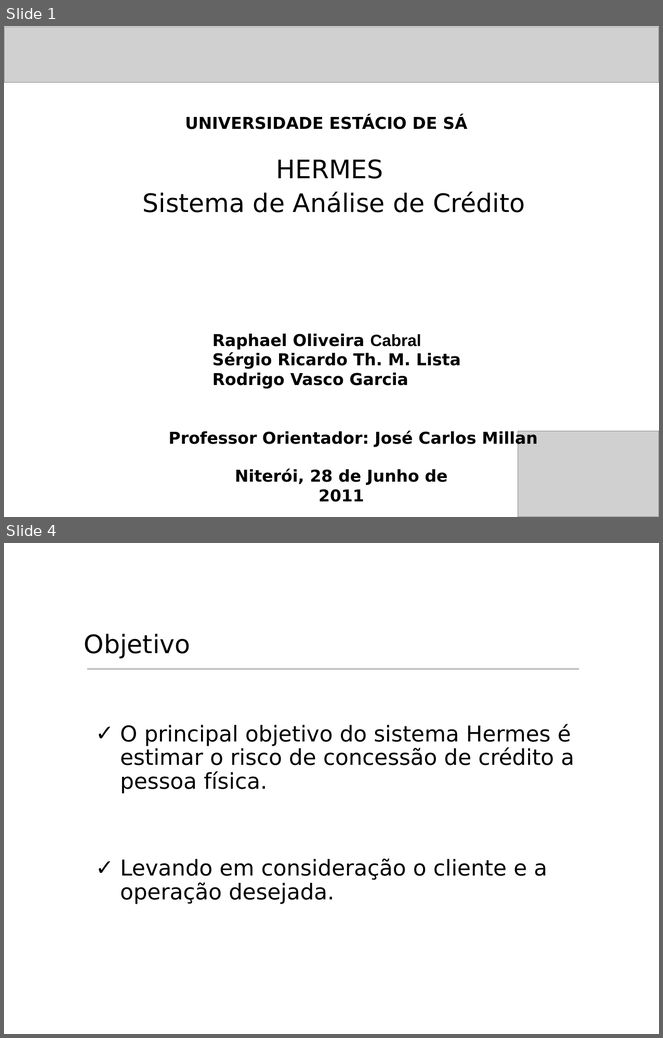
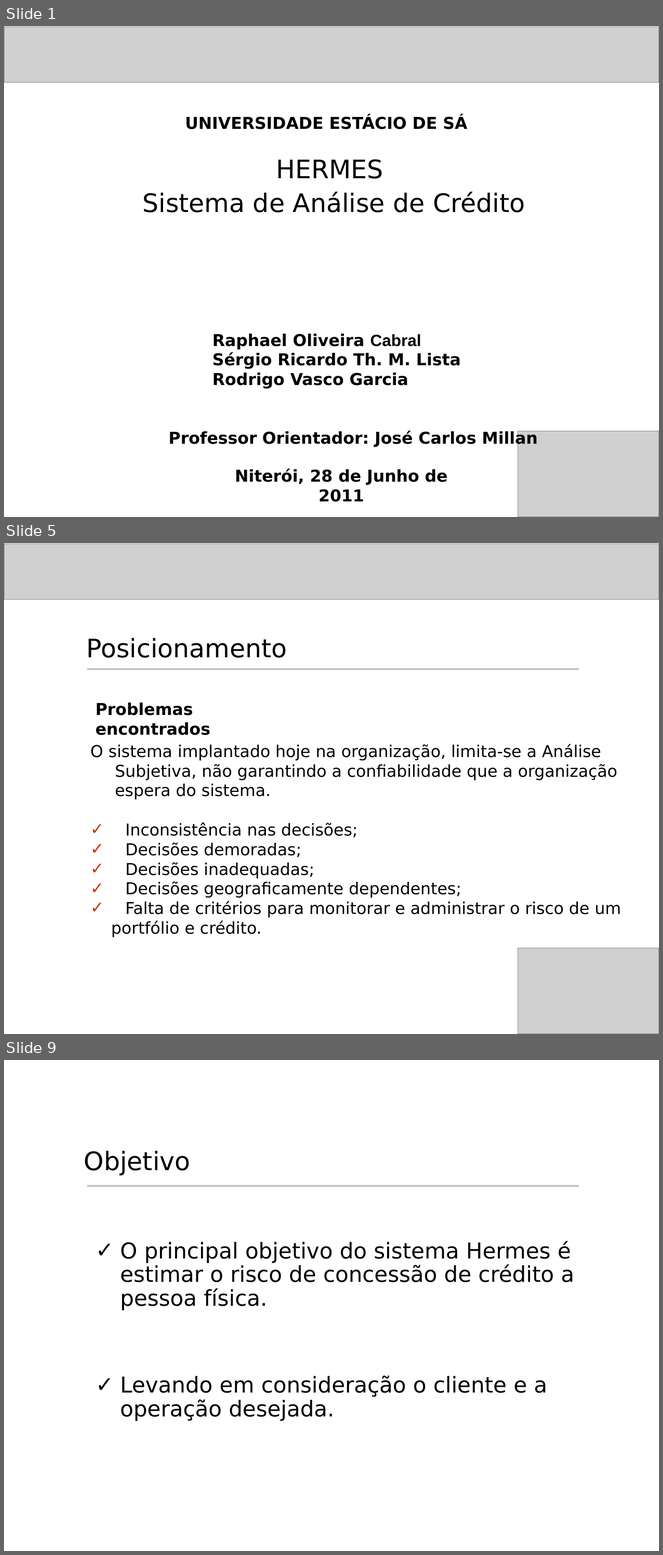
Before and after one commit to rcabral/creditanalyst, a slide deck: Apresentacao_Hermes/Apresentacao_Hermes.ppt. Shown one above the other, each under a label of ours: slides 1 and 4 before the commit, slides 1, 5 and 9 after it; the slides between them are not shown. The pictures are 663x1038 and 663x1555 pixels, drawn with LibreOffice and Linux fonts; fonts in the diff are those of the drawing; grey boxes stand for pictures; background and template pictures are left out. Boxes give left, top, right and bottom in pixels: in the first picture for what was removed or moved away, otherwise in the second. Text is boxed around its words. In the diff, an @@ line names an element or a change of style, - is before the commit and + after.

Commit message:
Inclusão na apresentação de slides que falam da empresa Finicred e problemas encontrados, motivação etc, conforma convrsamos ontem.

```diff
--- a/Apresentacao_Hermes/Apresentacao_Hermes.ppt
+++ b/Apresentacao_Hermes/Apresentacao_Hermes.ppt
@@ slide 5 added at <box>4,543,659,1034</box>, background #FFFFFF @@
@@ picture added at <box>4,544,659,599</box> @@
@@ text added at <box>87,638,287,658</box>, 28 pt, text #000000 @@
+Posicionamento
@@ line added from (87, 669) to (579, 669), #C0C0C0 2.01 pt @@
@@ text added at <box>96,703,210,735</box>, 18 pt, text #000000, bold @@
+Problemas encontrados
@@ text added at <box>90,744,621,938</box>, 18 pt, text #000000 @@
+O sistema implantado hoje na organização, limita-se a Análise Subjetiva, não garantindo a confiabilidade que a organização espera do sistema.
+✓ Inconsistência nas decisões;
+✓ Decisões demoradas;
+✓ Decisões inadequadas;
+✓ Decisões geograficamente dependentes;
+✓ Falta de critérios para monitorar e administrar o risco de um
+portfólio e crédito.
@@ picture added at <box>518,949,659,1034</box> @@
@@ what was slide 4 is now slide 9 @@
```
Also in this commit, not shown: 4 slides changed, 4 other slides added.
